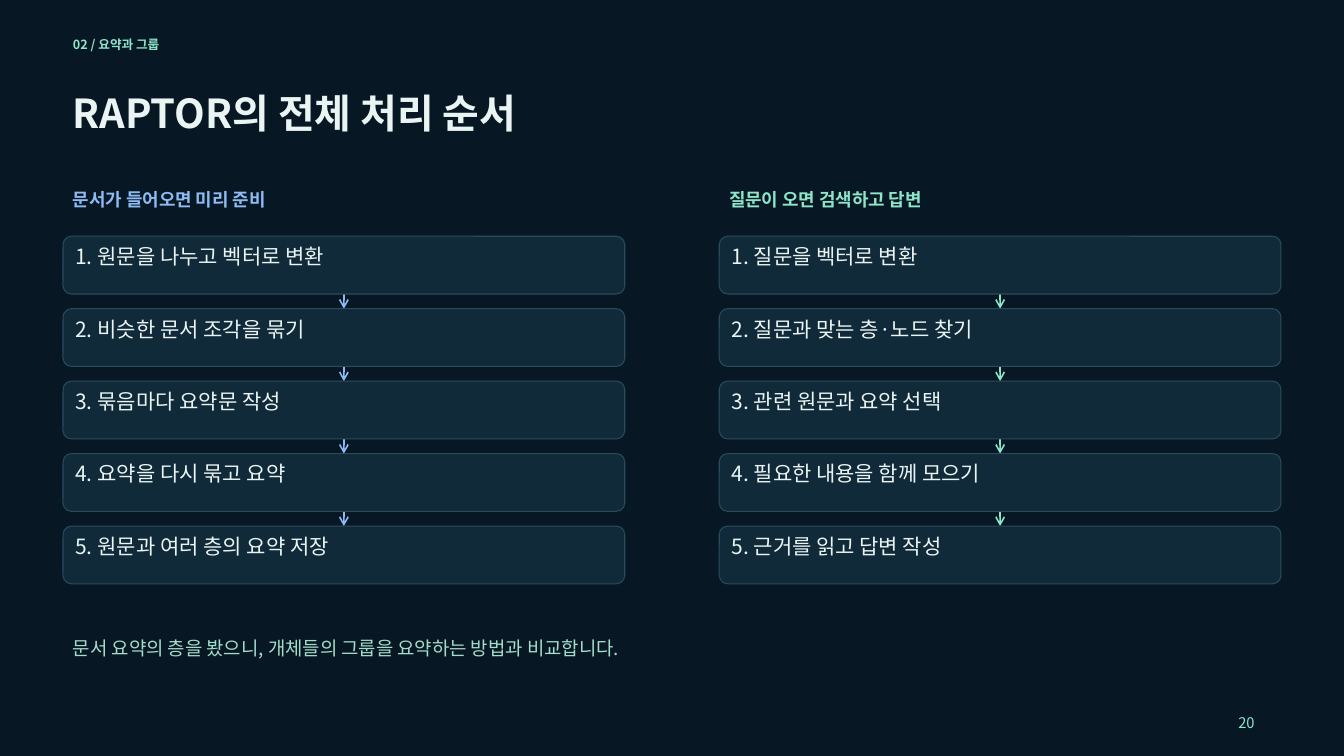
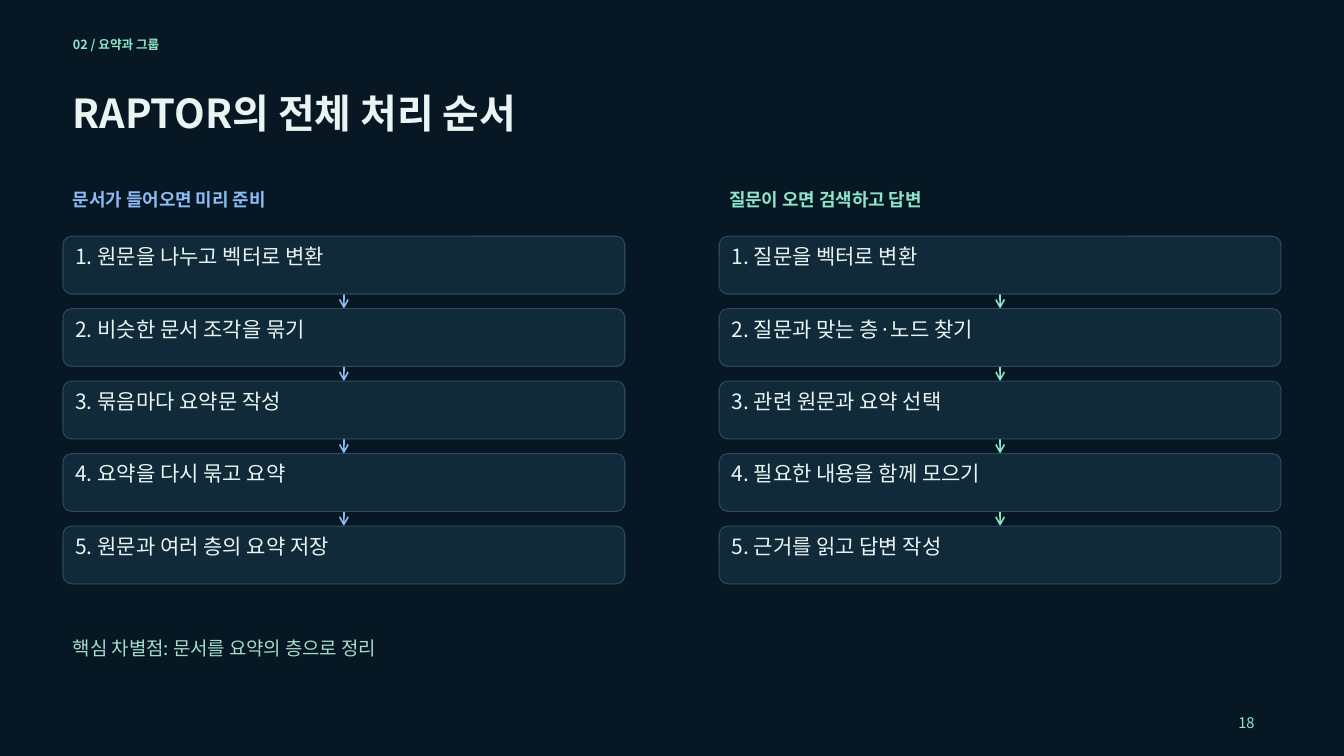
Before and after one commit to euiyulsong/graphrag-atlas, a slide deck: slide 18 of slides/GraphRAG_Atlas_Tech_Seminar.pptx (slide 20 before the commit). Drawn at 1344x756 pixels with LibreOffice and Linux fonts; fonts in the diff are those of the drawing. Boxes give left, top, right and bottom in pixels: in the first picture for what was removed or moved away, otherwise in the second. Text is boxed around its words. In the diff, an @@ line names an element or a change of style, - is before the commit and + after.

```diff
--- a/slides/GraphRAG_Atlas_Tech_Seminar.pptx
+++ b/slides/GraphRAG_Atlas_Tech_Seminar.pptx
@@ text at [73, 639, 376, 657]: text changed @@
-문서 요약의 층을 봤으니, 개체들의 그룹을 요약하는 방법과 비교합니다.
+핵심 차별점: 문서를 요약의 층으로 정리
@@ text at [1238, 717, 1254, 728]: text changed @@
-20
+18
```
Also in this commit, not shown: 12 other slides changed, 30 slides removed, 5 other files.
